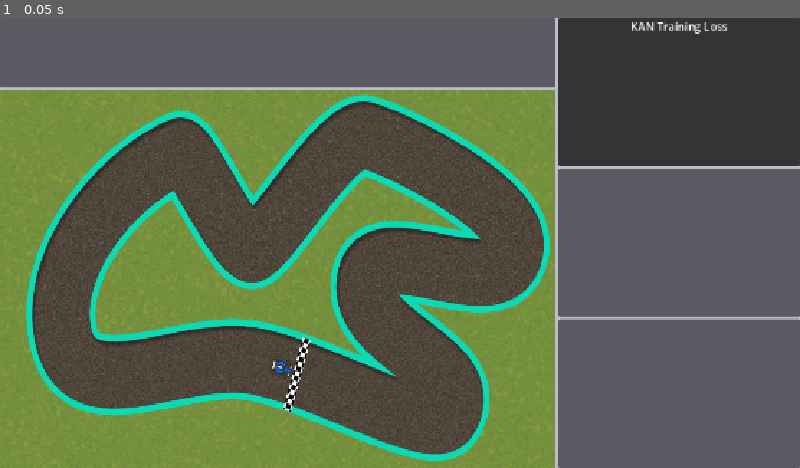
Above: before the commit, frame 1.
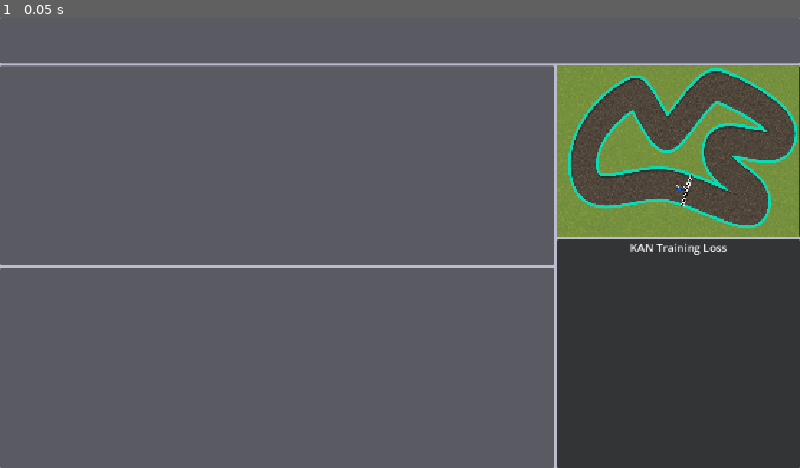
Above: after the commit, the same moment.

Repository: Trybo-1/KAN-neural-network-using-particle-swarm-optimization
Game: Godot game, scene res://scenes/UI/main.tscn
Two runs of this game, one before a commit and one after it. Both use one fixed random seed, a clock stepped at 60 frames per second and the inputs below. This scene is started directly instead of the project's main scene.
Inputs:
- Up to frame 1 (0.05 s): no input

The runs differ from the first frame. In frame 1, 88% of the frame differs, in the area x 0-100%, y 0-100%.

Commit message:
rearranged UI layout

Diff:
--- a/car-drifting-simulator/scenes/UI/main.tscn
+++ b/car-drifting-simulator/scenes/UI/main.tscn
@@ -32,6 +32,13 @@
 grow_vertical = 2
 size_flags_vertical = 0
 
+[node name="controls" type="PanelContainer" parent="everything" unique_id=108217371]
+custom_minimum_size = Vector2(0, 65)
+custom_maximum_size = Vector2(-1, 100)
+layout_mode = 2
+size_flags_vertical = 3
+size_flags_stretch_ratio = 0.0
+
 [node name="content" type="HBoxContainer" parent="everything" unique_id=898566769]
 layout_mode = 2
 size_flags_vertical = 3
@@ -40,46 +47,51 @@
 layout_mode = 2
 size_flags_horizontal = 3
 
-[node name="controls" type="PanelContainer" parent="everything/content/VBoxContainer" unique_id=108217371]
-custom_minimum_size = Vector2(0, 65)
-custom_maximum_size = Vector2(-1, 100)
+[node name="PanelContainer" type="PanelContainer" parent="everything/content/VBoxContainer" unique_id=1481437881]
 layout_mode = 2
 size_flags_vertical = 3
 
-[node name="track" type="PanelContainer" parent="everything/content/VBoxContainer" unique_id=1264031301]
+[node name="BSpline" type="PanelContainer" parent="everything/content/VBoxContainer" unique_id=801558217]
+custom_minimum_size = Vector2(0, 100)
+layout_mode = 2
+size_flags_vertical = 3
+
+[node name="visuals" type="VBoxContainer" parent="everything/content" unique_id=1831165437]
 layout_mode = 2
 size_flags_horizontal = 3
-size_flags_stretch_ratio = 2.3
+size_flags_stretch_ratio = 0.0
 
-[node name="Panel" type="Panel" parent="everything/content/VBoxContainer/track" unique_id=294174642]
-custom_minimum_size = Vector2(800, 0)
+[node name="track" type="PanelContainer" parent="everything/content/visuals" unique_id=1264031301]
+custom_maximum_size = Vector2(-1, 246.8)
+layout_mode = 2
+size_flags_vertical = 3
+
+[node name="Panel" type="Panel" parent="everything/content/visuals/track" unique_id=294174642]
+custom_minimum_size = Vector2(349.56, 0)
+custom_maximum_size = Vector2(-1, 250)
 layout_mode = 2
 
-[node name="SubViewportContainer" type="SubViewportContainer" parent="everything/content/VBoxContainer/track/Panel" unique_id=1480048370]
+[node name="SubViewportContainer" type="SubViewportContainer" parent="everything/content/visuals/track/Panel" unique_id=1480048370]
 layout_mode = 1
 anchors_preset = -1
 anchor_top = -0.001838238
 anchor_right = 1.0
 offset_left = -1.0
-offset_right = 293.8053
-offset_bottom = 638.82355
-scale = Vector2(0.732, 0.85)
+offset_right = 738.56104
+offset_bottom = 656.11005
+scale = Vector2(0.321, 0.373)
 offset_transform_enabled = true
 stretch = true
 
-[node name="SubViewport" type="SubViewport" parent="everything/content/VBoxContainer/track/Panel/SubViewportContainer" unique_id=1018209733]
+[node name="SubViewport" type="SubViewport" parent="everything/content/visuals/track/Panel/SubViewportContainer" unique_id=1018209733]
 handle_input_locally = false
-size = Vector2i(1094, 638)
+size = Vector2i(1089, 656)
 render_target_update_mode = 4
 
-[node name="Track" parent="everything/content/VBoxContainer/track/Panel/SubViewportContainer/SubViewport" unique_id=824789782 instance=ExtResource("1_21340")]
+[node name="Track" parent="everything/content/visuals/track/Panel/SubViewportContainer/SubViewport" unique_id=824789782 instance=ExtResource("1_21340")]
 
-[node name="socket" type="Node" parent="everything/content/VBoxContainer/track/Panel/SubViewportContainer/SubViewport" unique_id=1492452063]
+[node name="socket" type="Node" parent="everything/content/visuals/track/Panel/SubViewportContainer/SubViewport" unique_id=1492452063]
 script = ExtResource("2_es7p3")
-
-[node name="visuals" type="VBoxContainer" parent="everything/content" unique_id=1831165437]
-layout_mode = 2
-size_flags_horizontal = 3
 
 [node name="Graph" type="PanelContainer" parent="everything/content/visuals" unique_id=767620704]
 custom_minimum_size = Vector2(0, 100)
@@ -100,18 +112,3 @@
 theme_type_variation = &"TauPlot"
 script = ExtResource("3_xc5wj")
 metadata/_custom_type_script = "uid://dnhvsf2wip771"
-
-[node name="Kan" type="PanelContainer" parent="everything/content/visuals" unique_id=964515532]
-layout_mode = 2
-size_flags_vertical = 3
-
-[node name="Control" type="Control" parent="everything/content/visuals/Kan" unique_id=273413271]
-layout_mode = 2
-
-[node name="BSpline" type="PanelContainer" parent="everything/content/visuals" unique_id=801558217]
-custom_minimum_size = Vector2(0, 100)
-layout_mode = 2
-size_flags_vertical = 3
-
-[node name="Control" type="Control" parent="everything/content/visuals/BSpline" unique_id=463970324]
-layout_mode = 2
--- a/car-drifting-simulator/scenes/socket.gd
+++ b/car-drifting-simulator/scenes/socket.gd
@@ -12,7 +12,8 @@
 
 @onready var cars: Array = get_parent().get_node("Track/car holder").get_children()
 @onready var track: Track = $"../Track"
-@onready var plot: Control = $"../../../../../../visuals/Graph/Control"
+@onready var plot: Control = $"../../../../../Graph/Control"
+
 
 
 
Not shown, changed: best_kan.kan
